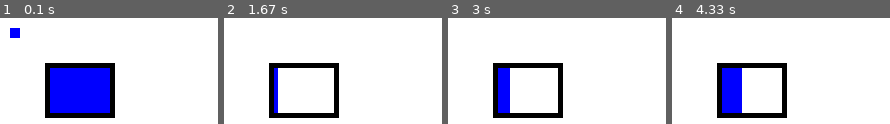
Above: before the commit, frames 1-4 (left to right).
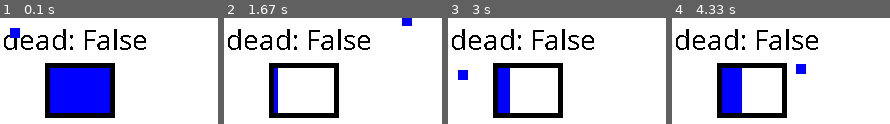
Above: after the commit, the same moments.

Repository: johannesbenjohannes/BlueSquer
Game: pygame game, started from main.py
The game is run twice, just before and just after one commit, with the same random seed, the same clock (stepped at 60 frames per second) and the same inputs.
Inputs:
- Up to frame 1 (0.1 s): no input
- Up to frame 2 (1.67 s): hold Right 0.33-0.8 s; hold Up 0.83-1.13 s; tap Space at 0.9, 1.23, 1.53 s; hold Right 1.17-1.63 s
- Up to frame 3 (3 s): hold Left 1.67-2.2 s; tap Space at 1.73, 2.03, 2.3, 2.63, 2.93 s; hold Down 2.23-2.53 s; hold Left 2.57-2.97 s
- Up to frame 4 (4.33 s): hold Up 3-3.37 s; tap Space at 3.07, 3.47, 3.77, 4.13 s; hold Right 3.4-4.03 s; hold Down from 4.07 s (still down)

The runs differ from the first frame. In frame 1, 3.4% of the frame differs, in the area x 1-67%, y 10-31%; in frame 2, 3.8%; in frame 3, 3.9%, in the area x 1-67%, y 10-59%; in frame 4, 3.9%.

Commit message:
le commit de jules

Diff:
--- a/main.py
+++ b/main.py
@@ -6,6 +6,8 @@
 # --- 1. Initialisation ---
 pygame.init()
 clock = pygame.time.Clock()
+pygame.font.init()
+base_font=pygame.font.SysFont('Comic Sans MS', 30)
 
 WHITE = (255, 255, 255)
 BLACK = (0, 0, 0)
@@ -89,26 +91,26 @@
                 sys.exit()
 
         touches = pygame.key.get_pressed()
-        if touches[pygame.K_LEFT] and touches[pygame.K_DOWN]:
+        if touches[pygame.K_LEFT] and touches[pygame.K_DOWN] and rect_x > 0 and rect_y < 590:
             rect_x -= speed/2
             rect_y += speed/2
-        elif touches[pygame.K_LEFT] and touches[pygame.K_UP]:
+        elif touches[pygame.K_LEFT] and touches[pygame.K_UP] and rect_x > 0 and rect_y > 0:
             rect_x -= speed/2
             rect_y -= speed/2
-        elif touches[pygame.K_RIGHT] and touches[pygame.K_UP]:
+        elif touches[pygame.K_RIGHT] and touches[pygame.K_UP] and rect_x < 790 and rect_y > 0:
             rect_x += speed/2
             rect_y -= speed/2
-        elif touches[pygame.K_RIGHT] and touches[pygame.K_DOWN]:
+        elif touches[pygame.K_RIGHT] and touches[pygame.K_DOWN] and rect_x < 790 and rect_y < 590:
             rect_x += speed/2
             rect_y += speed/2
 
-        elif touches[pygame.K_LEFT]:
+        elif touches[pygame.K_LEFT] and rect_x > 0:
             rect_x -= speed
-        elif touches[pygame.K_RIGHT]:
+        elif touches[pygame.K_RIGHT] and rect_x < 790:
             rect_x += speed
-        elif touches[pygame.K_DOWN]:
+        elif touches[pygame.K_DOWN] and rect_y < 590:
             rect_y+= speed
-        elif touches[pygame.K_UP]:
+        elif touches[pygame.K_UP] and rect_y > 0:
             rect_y-= speed
 
         if touches[pygame.K_SPACE]:
@@ -127,11 +129,6 @@
 
 
 
-
-
-
-
-
         # --- Mise a jour de l'affichage ---
         fenetre.fill(WHITE)
         if alive:
@@ -139,6 +136,15 @@
             pygame.draw.circle(fenetre, WHITE,(rect_x+5, rect_y+5,), 200,1)
             pygame.draw.rect(fenetre, BLUE,(50,50,round(compteur_dash/10),50))
             pygame.draw.rect(fenetre, BLACK,(45,45,70,55),5)
+            current_color = fenetre.get_at((int(rect_x)+5, int(rect_y)+5))
+            text_color=base_font.render(f"color: {current_color}", False, (0,0,0))
+            if current_color == RED:
+                text_dead=base_font.render(f"dead: True", False, (0,0,0))
+            else:
+                text_dead=base_font.render(f"dead: False", False, (0,0,0))
+            fenetre.blit(text_dead, (2,2))
+
+
             if drawline:
                 if line_attacking ==False:
                     rdTheta= rd.uniform(0, 2*m.pi)
@@ -166,7 +172,10 @@
                     drawcircle = False
                     circle_attacking = False
                     compteur_attaque_cercle = 0
-                    attaques_cercle+=1
+        if alive:
+            pygame.draw.rect( fenetre, BLUE ,(rect_x, rect_y, 10, 10))
+            pygame.draw.circle(fenetre, WHITE,(rect_x+5, rect_y+5,), 200,1)
+            attaques_cercle+=1
 
 
 
